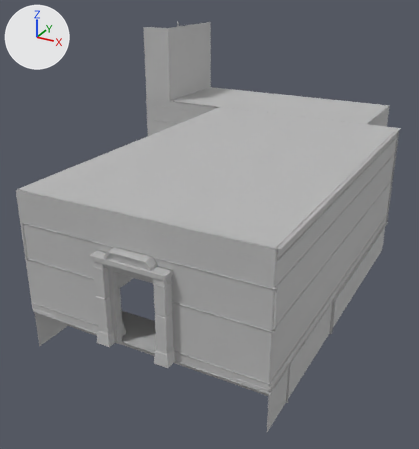
The FBX model Assets/Models/Rooms/SM_TutorialRoom_01.fbx: old version first, new version second.
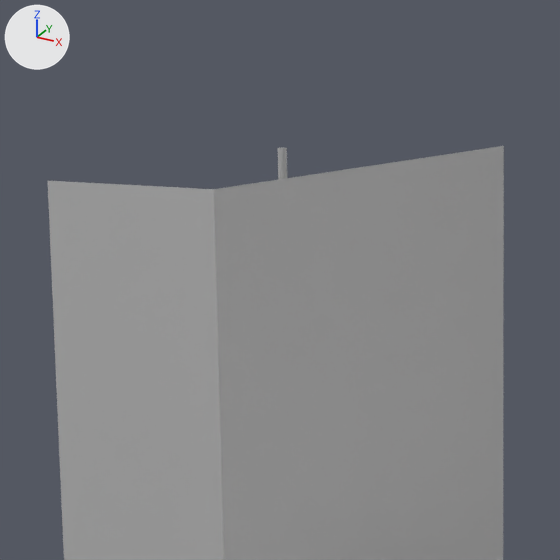
The first picture shows the older version from a 50 mm camera at (11.3, -28.4, 14.6) aimed at (-3.4, -1.5, 1.1). The close-ups show both versions on the part from 33% to 52% of the width and 0% to 18% of the height of that picture; other places that the commit changed are outside them. The axes (+X, +Y, +Z) are drawn at upper left. The lights are the same throughout. Where no turn or scale is listed for an object, it has been applied to the vertices.

The first close-up shows 'Rope_Wall', 'Rope_Wall_LRG'.
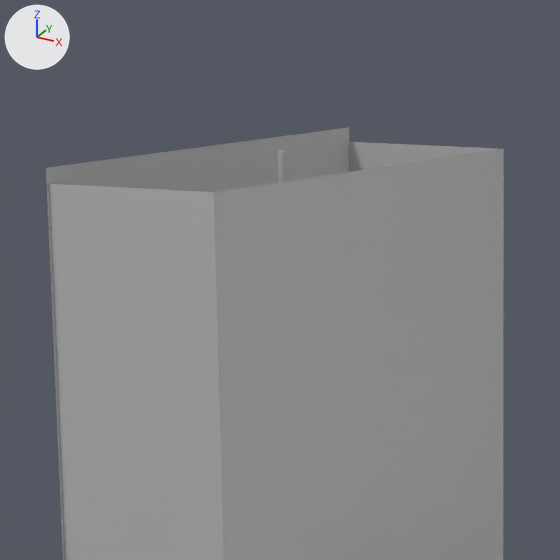
Pixel boxes [x1, y1, x2, y2] of what changed, in the close-ups (560 x 560 px):
'Rope_Wall', moved
    before: [48, 181, 224, 560]
    after: [48, 183, 224, 560]
'pPlane36', added
    after: [46, 127, 349, 560]
'Rope_Wall1', added
    after: [349, 142, 498, 172]

What changed in the scene script:
```text
Add me_mesh_138:
    me_mesh_138.from_pydata([(-1.0, 0.0, -2.5), (-1.0, 0.0, 2.5), (1.0, 0.0, -2.5), (1.0, 0.0, 2.5)], [], [(0, 2, 3, 1)])
    me_mesh_138.materials.append(mat_lambert2)  # grey #bcbcbc
Add me_mesh_106_1:
    me_mesh_106_1.from_pydata([(0.0, 2.01, -6.0), (0.0, 8.02, -6.0), (0.0, 2.01, 5.07), (0.0, 8.02, 5.07)], [], [(0, 1, 3, 2)])
    me_mesh_106_1.materials.append(mat_lambert2)  # grey #bcbcbc
Change ob_rope_wall:
    ob_rope_wall.location: (-11.988, 6.423, 8.453) -> (-11.988, 6.438, 8.424)
Add ob_rope_wall1:
    ob_rope_wall1 = bpy.data.objects.new('Rope_Wall1', me_mesh_138)
    ob_rope_wall1.location = (-11.988, 12.399, 8.424)
Add ob_pplane36:
    ob_pplane36 = bpy.data.objects.new('pPlane36', me_mesh_106_1)
    ob_pplane36.location = (-12.988, 4.396, 6.005)
```
